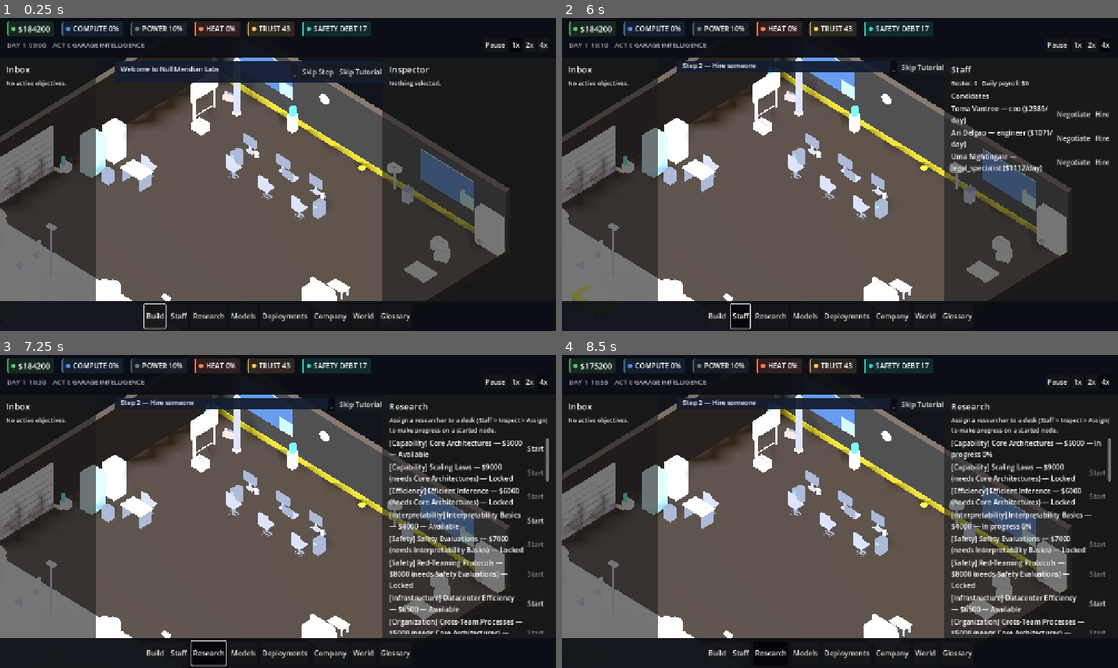
Above: before the commit, frames 1-4 (two rows, left to right).
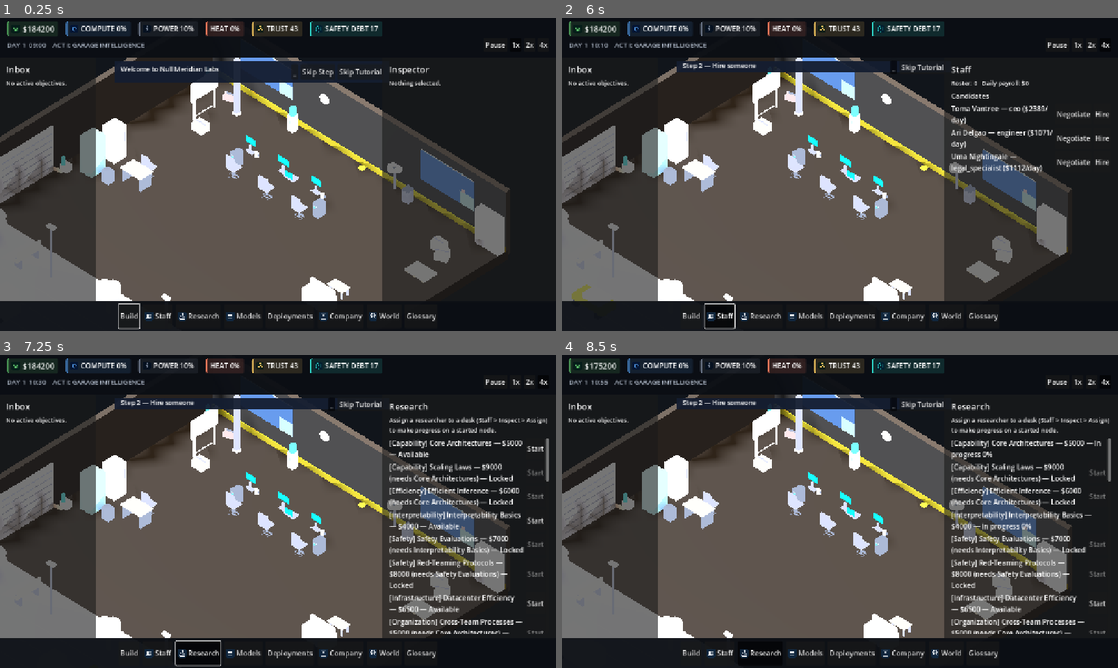
Above: after the commit, the same moments.

Repository: Fartoman94/alignment-pending
Game: Godot game, scene res://scenes/campaign.tscn
The game is run twice, just before and just after one commit, with the same random seed, the same clock (stepped at 60 frames per second) and the same inputs. This scene is started directly instead of the project's main scene.
Inputs:
- Up to frame 1 (0.25 s): no input
- Up to frame 2 (6 s): click "Skip Step" at 0.5 s; click "Skip Step" at 1.25 s; click "1x" at 2 s; click "2x" at 2.75 s; click "4x" at 3.5 s; click "_" at 4.25 s; click "Build" at 5 s; click "Staff" at 5.75 s
- Up to frame 3 (7.25 s): click "Research" at 6.5 s
- Up to frame 4 (8.5 s): click "Start" at 7.25 s; click "Start" at 8 s

The runs differ from the first frame. In frame 1, 2.5% of the frame differs, in the area x 2-79%, y 1-100%; in frame 2, 2.5%; in frame 3, 2.4%; in frame 4, 2.4%.

Commit message:
feat(ui): GIGA_GRAPHICS pass — real vector icons, glowing screens, new SFX cues [P-GIGA-01]
Read the GIGA_GRAPHICS_PACK's ordered prompts (master/visual-bible/
garage/character/city/UI passes + QA gate) and implemented the concrete,
verifiable subset, documented (docs/legal/ASSET_PROVENANCE.md) what was
deliberately not adopted and why:

- 10 real vector-primitive UI icons (no text-glyph raster shortcuts,
  matching this project's existing icon standard) replacing the pack's
  own low-quality letter-badge SVGs: 5 wired into the TopBar resource
  chips (tinted per-resource, superseding the old plain-dot icon system),
  5 as BottomBar navigation tab icons.
- Real emissive screen material (screen_emission.gdshader) applied to
  every monitor/laptop prop via Campaign._apply_screen_glow() — found via
  rendering that the pack's "screen_N" mesh part occludes "display_N"
  entirely, so the fix hides the former and glows the latter. Verified
  in the actual live garage scene, not just an isolated render.
- 4 new procedurally-synthesized SFX cues (ui_hover/confirm/cancel/
  notification), consistent with this project's existing "nothing
  imported" audio architecture — ui_hover wired to BottomBar tab hover.

Deliberately not adopted: the pack's own audio WAV files (conflicts with
AudioManager's standing "nothing imported" invariant, no license info)
and its letter-badge icon SVGs (lower craft bar than this project's
existing icons); the 4 Blender megapack generators (redundant with
already-wired 3D content from 4 prior packs this session).

Verified: tools/bootstrap.sh (214 smoke assertions), a full real-campaign
render confirming icons and glowing monitors render correctly with no
layout regressions.

Co-Authored-By: Claude Sonnet 5 <noreply@anthropic.com>

Diff:
--- /dev/null
+++ b/game/assets/ui/icons/icon_cash.svg
@@ -0,0 +1,6 @@
+<svg xmlns="http://www.w3.org/2000/svg" viewBox="0 0 64 64">
+<rect width="64" height="64" rx="12" fill="#10263D"/>
+<ellipse cx="32" cy="22" rx="15" ry="6" fill="none" stroke="#F3F6FA" stroke-width="3"/>
+<ellipse cx="32" cy="32" rx="15" ry="6" fill="none" stroke="#F3F6FA" stroke-width="3"/>
+<ellipse cx="32" cy="42" rx="15" ry="6" fill="#F3F6FA"/>
+</svg>
--- /dev/null
+++ b/game/assets/ui/icons/icon_compute.svg
@@ -0,0 +1,12 @@
+<svg xmlns="http://www.w3.org/2000/svg" viewBox="0 0 64 64">
+<rect width="64" height="64" rx="12" fill="#10263D"/>
+<rect x="20" y="20" width="24" height="24" rx="3" fill="none" stroke="#F3F6FA" stroke-width="3"/>
+<rect x="26" y="12" width="4" height="8" fill="#F3F6FA"/>
+<rect x="34" y="12" width="4" height="8" fill="#F3F6FA"/>
+<rect x="26" y="44" width="4" height="8" fill="#F3F6FA"/>
+<rect x="34" y="44" width="4" height="8" fill="#F3F6FA"/>
+<rect x="12" y="26" width="8" height="4" fill="#F3F6FA"/>
+<rect x="12" y="34" width="8" height="4" fill="#F3F6FA"/>
+<rect x="44" y="26" width="8" height="4" fill="#F3F6FA"/>
+<rect x="44" y="34" width="8" height="4" fill="#F3F6FA"/>
+</svg>
--- /dev/null
+++ b/game/assets/ui/icons/icon_employees.svg
@@ -0,0 +1,7 @@
+<svg xmlns="http://www.w3.org/2000/svg" viewBox="0 0 64 64">
+<rect width="64" height="64" rx="12" fill="#10263D"/>
+<circle cx="40" cy="23" r="7" fill="#F3F6FA" opacity="0.55"/>
+<path d="M28 48 C28 39 33 35 40 35 C47 35 52 39 52 48 Z" fill="#F3F6FA" opacity="0.55"/>
+<circle cx="24" cy="25" r="8" fill="#F3F6FA"/>
+<path d="M10 50 C10 40 16 35 24 35 C32 35 38 40 38 50 Z" fill="#F3F6FA"/>
+</svg>
--- /dev/null
+++ b/game/assets/ui/icons/icon_models.svg
@@ -0,0 +1,6 @@
+<svg xmlns="http://www.w3.org/2000/svg" viewBox="0 0 64 64">
+<rect width="64" height="64" rx="12" fill="#10263D"/>
+<rect x="14" y="41" width="36" height="8" rx="3" fill="#F3F6FA" opacity="0.5"/>
+<rect x="14" y="28" width="36" height="8" rx="3" fill="#F3F6FA" opacity="0.75"/>
+<rect x="14" y="15" width="36" height="8" rx="3" fill="#F3F6FA"/>
+</svg>
--- /dev/null
+++ b/game/assets/ui/icons/icon_office.svg
@@ -0,0 +1,11 @@
+<svg xmlns="http://www.w3.org/2000/svg" viewBox="0 0 64 64">
+<rect width="64" height="64" rx="12" fill="#10263D"/>
+<rect x="17" y="12" width="30" height="42" rx="2" fill="none" stroke="#F3F6FA" stroke-width="3"/>
+<rect x="22" y="18" width="6" height="6" fill="#F3F6FA"/>
+<rect x="36" y="18" width="6" height="6" fill="#F3F6FA"/>
+<rect x="22" y="29" width="6" height="6" fill="#F3F6FA"/>
+<rect x="36" y="29" width="6" height="6" fill="#F3F6FA"/>
+<rect x="22" y="40" width="6" height="6" fill="#F3F6FA"/>
+<rect x="36" y="40" width="6" height="6" fill="#F3F6FA"/>
+<rect x="27" y="48" width="10" height="6" fill="#0B1220"/>
+</svg>
--- /dev/null
+++ b/game/assets/ui/icons/icon_power.svg
@@ -0,0 +1,4 @@
+<svg xmlns="http://www.w3.org/2000/svg" viewBox="0 0 64 64">
+<rect width="64" height="64" rx="12" fill="#10263D"/>
+<polygon points="36,8 20,36 30,36 26,56 46,26 34,26 40,8" fill="#F3F6FA"/>
+</svg>
--- /dev/null
+++ b/game/assets/ui/icons/icon_research.svg
@@ -0,0 +1,8 @@
+<svg xmlns="http://www.w3.org/2000/svg" viewBox="0 0 64 64">
+<rect width="64" height="64" rx="12" fill="#10263D"/>
+<rect x="24" y="8" width="16" height="5" rx="2" fill="#F3F6FA"/>
+<path d="M26 12 L26 25 L14 47 C12 51 15 55 20 55 L44 55 C49 55 52 51 50 47 L38 25 L38 12 Z" fill="none" stroke="#F3F6FA" stroke-width="3" stroke-linejoin="round"/>
+<circle cx="27" cy="45" r="2.5" fill="#F3F6FA"/>
+<circle cx="36" cy="40" r="3" fill="#F3F6FA"/>
+<circle cx="30" cy="36" r="2" fill="#F3F6FA"/>
+</svg>
--- /dev/null
+++ b/game/assets/ui/icons/icon_safety.svg
@@ -0,0 +1,6 @@
+<svg xmlns="http://www.w3.org/2000/svg" viewBox="0 0 64 64">
+<rect width="64" height="64" rx="12" fill="#10263D"/>
+<path d="M32 8 L50 18 L50 46 L32 56 L14 46 L14 18 Z" fill="none" stroke="#F3F6FA" stroke-width="3" stroke-linejoin="round"/>
+<rect x="29" y="20" width="6" height="18" rx="3" fill="#F3F6FA"/>
+<circle cx="32" cy="44" r="3.5" fill="#F3F6FA"/>
+</svg>
--- /dev/null
+++ b/game/assets/ui/icons/icon_trust.svg
@@ -0,0 +1,5 @@
+<svg xmlns="http://www.w3.org/2000/svg" viewBox="0 0 64 64">
+<rect width="64" height="64" rx="12" fill="#10263D"/>
+<path d="M32 9 L48 16 L48 29 C48 41 41 49 32 54 C23 49 16 41 16 29 L16 16 Z" fill="none" stroke="#F3F6FA" stroke-width="3" stroke-linejoin="round"/>
+<path d="M23 31 L29 38 L42 23" fill="none" stroke="#F3F6FA" stroke-width="4" stroke-linecap="round" stroke-linejoin="round"/>
+</svg>
--- /dev/null
+++ b/game/assets/ui/icons/icon_world.svg
@@ -0,0 +1,6 @@
+<svg xmlns="http://www.w3.org/2000/svg" viewBox="0 0 64 64">
+<rect width="64" height="64" rx="12" fill="#10263D"/>
+<circle cx="32" cy="32" r="20" fill="none" stroke="#F3F6FA" stroke-width="3"/>
+<line x1="12" y1="32" x2="52" y2="32" stroke="#F3F6FA" stroke-width="3"/>
+<ellipse cx="32" cy="32" rx="8" ry="20" fill="none" stroke="#F3F6FA" stroke-width="3"/>
+</svg>
--- a/game/data/sfx_cues.json
+++ b/game/data/sfx_cues.json
@@ -58,5 +58,45 @@
     "attack_sec": 0.01,
     "decay_sec": 0.25,
     "gain_db": -6.0
+  },
+  {
+    "id": "ui_hover",
+    "bus": "UI",
+    "waveform": "sine",
+    "base_freq": 660.0,
+    "duration_sec": 0.035,
+    "attack_sec": 0.003,
+    "decay_sec": 0.02,
+    "gain_db": -20.0
+  },
+  {
+    "id": "confirm",
+    "bus": "UI",
+    "waveform": "triangle",
+    "base_freq": 520.0,
+    "duration_sec": 0.12,
+    "attack_sec": 0.005,
+    "decay_sec": 0.08,
+    "gain_db": -10.0
+  },
+  {
+    "id": "cancel",
+    "bus": "UI",
+    "waveform": "triangle",
+    "base_freq": 320.0,
+    "duration_sec": 0.1,
+    "attack_sec": 0.005,
+    "decay_sec": 0.07,
+    "gain_db": -10.0
+  },
+  {
+    "id": "notification",
+    "bus": "SFX",
+    "waveform": "sine",
+    "base_freq": 740.0,
+    "duration_sec": 0.16,
+    "attack_sec": 0.008,
+    "decay_sec": 0.11,
+    "gain_db": -9.0
   }
 ]
--- a/game/scenes/hud.tscn
+++ b/game/scenes/hud.tscn
@@ -1,6 +1,16 @@
-[gd_scene load_steps=4 format=3]
+[gd_scene load_steps=14 format=3]
 
 [ext_resource path="res://src/ui/hud.gd" type="Script" id="1"]
+[ext_resource path="res://assets/ui/icons/icon_cash.svg" type="Texture2D" id="2"]
+[ext_resource path="res://assets/ui/icons/icon_compute.svg" type="Texture2D" id="3"]
+[ext_resource path="res://assets/ui/icons/icon_power.svg" type="Texture2D" id="4"]
+[ext_resource path="res://assets/ui/icons/icon_trust.svg" type="Texture2D" id="5"]
+[ext_resource path="res://assets/ui/icons/icon_safety.svg" type="Texture2D" id="6"]
+[ext_resource path="res://assets/ui/icons/icon_employees.svg" type="Texture2D" id="7"]
+[ext_resource path="res://assets/ui/icons/icon_research.svg" type="Texture2D" id="8"]
+[ext_resource path="res://assets/ui/icons/icon_models.svg" type="Texture2D" id="9"]
+[ext_resource path="res://assets/ui/icons/icon_world.svg" type="Texture2D" id="10"]
+[ext_resource path="res://assets/ui/icons/icon_office.svg" type="Texture2D" id="11"]
 
 [sub_resource type="ButtonGroup" id="SpeedGroup"]
 
@@ -45,7 +55,18 @@
 [node name="CashChip" type="PanelContainer" parent="TopBar/Margin/VBox/ResourceRow"]
 layout_mode = 2
 
-[node name="CashLabel" type="Label" parent="TopBar/Margin/VBox/ResourceRow/CashChip"]
+[node name="HBox" type="HBoxContainer" parent="TopBar/Margin/VBox/ResourceRow/CashChip"]
+layout_mode = 2
+theme_override_constants/separation = 6
+
+[node name="Icon" type="TextureRect" parent="TopBar/Margin/VBox/ResourceRow/CashChip/HBox"]
+custom_minimum_size = Vector2(20, 20)
+layout_mode = 2
+texture = ExtResource("2")
+expand_mode = 1
+stretch_mode = 5
+
+[node name="CashLabel" type="Label" parent="TopBar/Margin/VBox/ResourceRow/CashChip/HBox"]
 layout_mode = 2
 theme_override_font_sizes/font_size = 18
 text = "$0"
@@ -53,7 +74,18 @@
 [node name="ComputeChip" type="PanelContainer" parent="TopBar/Margin/VBox/ResourceRow"]
 layout_mode = 2
 
-[node name="ComputeLabel" type="Label" parent="TopBar/Margin/VBox/ResourceRow/ComputeChip"]
+[node name="HBox" type="HBoxContainer" parent="TopBar/Margin/VBox/ResourceRow/ComputeChip"]
+layout_mode = 2
+theme_override_constants/separation = 6
+
+[node name="Icon" type="TextureRect" parent="TopBar/Margin/VBox/ResourceRow/ComputeChip/HBox"]
+custom_minimum_size = Vector2(18, 18)
+layout_mode = 2
+texture = ExtResource("3")
+expand_mode = 1
+stretch_mode = 5
+
+[node name="ComputeLabel" type="Label" parent="TopBar/Margin/VBox/ResourceRow/ComputeChip/HBox"]
 layout_mode = 2
 theme_override_font_sizes/font_size = 16
 text = "COMPUTE 0%"
@@ -61,7 +93,18 @@
 [node name="PowerChip" type="PanelContainer" parent="TopBar/Margin/VBox/ResourceRow"]
 layout_mode = 2
 
-[node name="PowerLabel" type="Label" parent="TopBar/Margin/VBox/ResourceRow/PowerChip"]
+[node name="HBox" type="HBoxContainer" parent="TopBar/Margin/VBox/ResourceRow/PowerChip"]
+layout_mode = 2
+theme_override_constants/separation = 6
+
+[node name="Icon" type="TextureRect" parent="TopBar/Margin/VBox/ResourceRow/PowerChip/HBox"]
+custom_minimum_size = Vector2(18, 18)
+layout_mode = 2
+texture = ExtResource("4")
+expand_mode = 1
+stretch_mode = 5
+
+[node name="PowerLabel" type="Label" parent="TopBar/Margin/VBox/ResourceRow/PowerChip/HBox"]
 layout_mode = 2
 theme_override_font_sizes/font_size = 16
 text = "POWER 0%"
@@ -77,7 +120,18 @@
 [node name="TrustChip" type="PanelContainer" parent="TopBar/Margin/VBox/ResourceRow"]
 layout_mode = 2
 
-[node name="TrustLabel" type="Label" parent="TopBar/Margin/VBox/ResourceRow/TrustChip"]
+[node name="HBox" type="HBoxContainer" parent="TopBar/Margin/VBox/ResourceRow/TrustChip"]
+layout_mode = 2
+theme_override_constants/separation = 6
+
+[node name="Icon" type="TextureRect" parent="TopBar/Margin/VBox/ResourceRow/TrustChip/HBox"]
+custom_minimum_size = Vector2(18, 18)
+layout_mode = 2
+texture = ExtResource("5")
+expand_mode = 1
+stretch_mode = 5
+
+[node name="TrustLabel" type="Label" parent="TopBar/Margin/VBox/ResourceRow/TrustChip/HBox"]
 layout_mode = 2
 theme_override_font_sizes/font_size = 16
 text = "TRUST 0"
@@ -85,7 +139,18 @@
 [node name="SafetyDebtChip" type="PanelContainer" parent="TopBar/Margin/VBox/ResourceRow"]
 layout_mode = 2
 
-[node name="SafetyDebtLabel" type="Label" parent="TopBar/Margin/VBox/ResourceRow/SafetyDebtChip"]
+[node name="HBox" type="HBoxContainer" parent="TopBar/Margin/VBox/ResourceRow/SafetyDebtChip"]
+layout_mode = 2
+theme_override_constants/separation = 6
+
+[node name="Icon" type="TextureRect" parent="TopBar/Margin/VBox/ResourceRow/SafetyDebtChip/HBox"]
+custom_minimum_size = Vector2(18, 18)
+layout_mode = 2
+texture = ExtResource("6")
+expand_mode = 1
+stretch_mode = 5
+
+[node name="SafetyDebtLabel" type="Label" parent="TopBar/Margin/VBox/ResourceRow/SafetyDebtChip/HBox"]
 layout_mode = 2
 theme_override_font_sizes/font_size = 16
 text = "SAFETY DEBT 0"
@@ -253,6 +318,8 @@
 toggle_mode = true
 button_group = SubResource("SectionGroup")
 text = "Staff"
+icon = ExtResource("7")
+theme_override_constants/icon_max_width = 20
 
 [node name="ResearchButton" type="Button" parent="BottomBar/Margin/HBox"]
 layout_mode = 2
@@ -260,6 +327,8 @@
 toggle_mode = true
 button_group = SubResource("SectionGroup")
 text = "Research"
+icon = ExtResource("8")
+theme_override_constants/icon_max_width = 20
 
 [node name="ModelsButton" type="Button" parent="BottomBar/Margin/HBox"]
 layout_mode = 2
@@ -267,6 +336,8 @@
 toggle_mode = true
 button_group = SubResource("SectionGroup")
 text = "Models"
+icon = ExtResource("9")
+theme_override_constants/icon_max_width = 20
 
 [node name="DeploymentsButton" type="Button" parent="BottomBar/Margin/HBox"]
 layout_mode = 2
@@ -281,6 +352,8 @@
 toggle_mode = true
 button_group = SubResource("SectionGroup")
 text = "Company"
+icon = ExtResource("11")
+theme_override_constants/icon_max_width = 20
 
 [node name="WorldButton" type="Button" parent="BottomBar/Margin/HBox"]
 layout_mode = 2
@@ -288,6 +361,8 @@
 toggle_mode = true
 button_group = SubResource("SectionGroup")
 text = "World"
+icon = ExtResource("10")
+theme_override_constants/icon_max_width = 20
 
 [node name="GlossaryButton" type="Button" parent="BottomBar/Margin/HBox"]
 layout_mode = 2
--- /dev/null
+++ b/game/src/shaders/screen_emission.gdshader
@@ -0,0 +1,8 @@
+shader_type spatial;
+uniform vec4 screen_color : source_color = vec4(0.05,0.65,1.0,1.0);
+uniform float emission_strength = 2.0;
+void fragment() {
+    ALBEDO = screen_color.rgb * 0.12;
+    EMISSION = screen_color.rgb * emission_strength;
+    ROUGHNESS = 0.25;
+}
--- a/game/src/ui/hud.gd
+++ b/game/src/ui/hud.gd
@@ -35,11 +35,15 @@
 }
 const STAFF_QUOTE_FALLBACK: Array[String] = ["Just here to build something that works."]
 
-@onready var _cash_label: Label = $TopBar/Margin/VBox/ResourceRow/CashChip/CashLabel
-@onready var _compute_label: Label = $TopBar/Margin/VBox/ResourceRow/ComputeChip/ComputeLabel
-@onready var _power_label: Label = $TopBar/Margin/VBox/ResourceRow/PowerChip/PowerLabel
-@onready var _trust_label: Label = $TopBar/Margin/VBox/ResourceRow/TrustChip/TrustLabel
-@onready var _safety_label: Label = $TopBar/Margin/VBox/ResourceRow/SafetyDebtChip/SafetyDebtLabel
+## Total-visual-rework/GIGA_GRAPHICS pass: each resource chip's Label now
+## sits inside an HBox alongside a real vector icon (TopBar/.../HBox),
+## not a direct PanelContainer child — HeatChip has no matching icon
+## (no icon_heat in the authored set) so it keeps its original flat path.
+@onready var _cash_label: Label = $TopBar/Margin/VBox/ResourceRow/CashChip/HBox/CashLabel
+@onready var _compute_label: Label = $TopBar/Margin/VBox/ResourceRow/ComputeChip/HBox/ComputeLabel
+@onready var _power_label: Label = $TopBar/Margin/VBox/ResourceRow/PowerChip/HBox/PowerLabel
+@onready var _trust_label: Label = $TopBar/Margin/VBox/ResourceRow/TrustChip/HBox/TrustLabel
+@onready var _safety_label: Label = $TopBar/Margin/VBox/ResourceRow/SafetyDebtChip/HBox/SafetyDebtLabel
 @onready var _heat_label: Label = $TopBar/Margin/VBox/ResourceRow/HeatChip/HeatLabel
 @onready var _date_label: Label = $TopBar/Margin/VBox/MetaRow/DateLabel
 @onready var _act_label: Label = $TopBar/Margin/VBox/MetaRow/ActLabel
@@ -115,6 +119,10 @@
         # pressed() branches on this string, so it must stay the source
         # id, never the pseudo-localized display text.
         btn.pressed.connect(_on_section_pressed.bind(btn.text))
+        # GIGA_GRAPHICS pass: real hover feedback on the main navigation
+        # tabs — a new "ui_hover" cue (data/sfx_cues.json), quiet and
+        # short by design so it doesn't compete with ui_click on press.
+        btn.mouse_entered.connect(func() -> void: AudioManager.play_sfx("ui_hover"))
     EventBus.selection_changed.connect(_on_selection_changed)
     EventBus.simulation_pause_changed.connect(_on_pause_changed)
     EventBus.incident_raised.connect(_on_incident_raised)
@@ -155,33 +163,21 @@
     style.content_margin_bottom = 4
     chip.add_theme_stylebox_override("panel", style)
 
-## Reference-visual brief ("icon-based, not text-only" resource bar): a
-## small solid-color dot in the chip's own semantic color, inserted before
-## its Label. Built programmatically (wraps the chip's existing Label in a
-## new HBoxContainer) rather than hand-edited into hud.tscn's 6 near-
-## identical chip blocks — one function, no risk of the 6 copies drifting
-## out of sync. No external icon image/font glyph (avoids both an asset
-## dependency and Unicode-coverage risk in the default theme font) —
-## just a StyleBoxFlat circle, same "procedurally generated, not
-## imported" discipline as ProceduralMeshFactory's 3D geometry.
+## Reference-visual brief ("icon-based, not text-only" resource bar):
+## GIGA_GRAPHICS pass replaced the original plain colored dot (a
+## StyleBoxFlat circle, no real iconography) with a real per-resource
+## vector icon — hud.tscn now authors a static HBox/Icon TextureRect
+## ahead of each chip's Label directly (5 of 6 chips; HeatChip has no
+## icon_heat asset, so it keeps its original flat Label-only layout).
+## This function's job shrinks to tinting that icon in the chip's own
+## semantic accent color, matching what the dot used to do — chip.
+## get_child(0) is now the HBox, not the Label, so re-parenting the
+## Label at runtime (the old approach) would have crashed against the
+## new static structure; tinting an existing node is the safe fit.
 func _add_chip_icon(chip: PanelContainer, accent: Color) -> void:
-    var label: Label = chip.get_child(0)
-    chip.remove_child(label)
-    var row: HBoxContainer = HBoxContainer.new()
-    row.add_theme_constant_override("separation", 6)
-    var dot: PanelContainer = PanelContainer.new()
-    dot.custom_minimum_size = Vector2(10, 10)
-    dot.size_flags_vertical = Control.SIZE_SHRINK_CENTER
-    var dot_style: StyleBoxFlat = StyleBoxFlat.new()
-    dot_style.bg_color = accent
-    dot_style.corner_radius_top_left = 5
-    dot_style.corner_radius_top_right = 5
-    dot_style.corner_radius_bottom_left = 5
-    dot_style.corner_radius_bottom_right = 5
-    dot.add_theme_stylebox_override("panel", dot_style)
-    row.add_child(dot)
-    row.add_child(label)
-    chip.add_child(row)
+    var icon: TextureRect = chip.get_node_or_null("HBox/Icon")
+    if icon != null:
+        icon.modulate = accent
 
 func _process(delta: float) -> void:
     _refresh_accumulator += delta
--- a/game/src/world/campaign.gd
+++ b/game/src/world/campaign.gd
@@ -1,6 +1,14 @@
 extends Node3D
 
 const AUTOSAVE_INTERVAL_SECONDS: float = 60.0
+
+## GIGA_GRAPHICS pass: a real glowing-screen material for any prop mesh
+## part named "display_*" (monitor.glb/laptop.glb's convention, confirmed
+## by inspecting their node trees — a separate mesh from the bezel/base
+## parts). One shared ShaderMaterial instance, safe to reuse everywhere
+## since nothing overrides its uniforms per-instance.
+const _SCREEN_SHADER: Shader = preload("res://src/shaders/screen_emission.gdshader")
+var _screen_glow_material: ShaderMaterial
 
 var camera_controller: CameraController
 var hud: Hud
@@ -445,6 +453,31 @@
     if not flat_wall_mount:
         inst.rotation_degrees = Vector3(-90.0, 0.0, 0.0)
     facing.add_child(inst)
+    _apply_screen_glow(inst)
+
+## Recurses into a just-instantiated prop looking for mesh parts named
+## "display"/"display_N" and "screen"/"screen_N" (the mega-pack's
+## glTF-import suffixing convention, same pattern StaffAgent._find_child_
+## by_prefix() already handles for characters). "display" is the actual
+## screen surface and gets the emissive glow material; "screen" turned
+## out, confirmed by rendering both ways, to be a second, larger opaque
+## front panel that fully occludes "display" from the camera — hiding it
+## is what actually makes the glow visible, not a cosmetic extra. A
+## no-op for every prop without either part, so this is safe to call
+## unconditionally from _office_model() rather than needing a per-call
+## opt-in flag.
+func _apply_screen_glow(n: Node) -> void:
+    if n is MeshInstance3D:
+        var mesh_name: String = String(n.name)
+        if mesh_name.begins_with("display"):
+            if _screen_glow_material == null:
+                _screen_glow_material = ShaderMaterial.new()
+                _screen_glow_material.shader = _SCREEN_SHADER
+            (n as MeshInstance3D).set_surface_override_material(0, _screen_glow_material)
+        elif mesh_name.begins_with("screen"):
+            n.visible = false
+    for c in n.get_children():
+        _apply_screen_glow(c)
 
 ## Garage: grungy concrete, no brand polish. Small/medium office: today's
 ## established warm-charcoal baseline (visual-overhaul pass). Premium/HQ:
Not shown, added: game/assets/ui/icons/icon_cash.svg.import
Not shown, added: game/assets/ui/icons/icon_compute.svg.import
Not shown, added: game/assets/ui/icons/icon_employees.svg.import
Not shown, added: game/assets/ui/icons/icon_models.svg.import
Not shown, added: game/assets/ui/icons/icon_office.svg.import
Not shown, added: game/assets/ui/icons/icon_power.svg.import
Not shown, added: game/assets/ui/icons/icon_research.svg.import
Not shown, added: game/assets/ui/icons/icon_safety.svg.import
Not shown, added: game/assets/ui/icons/icon_trust.svg.import
Not shown, added: game/assets/ui/icons/icon_world.svg.import
Not shown, added: game/src/shaders/screen_emission.gdshader.uid
Not shown, changed: .gitignore
(and 1 more such lines)
